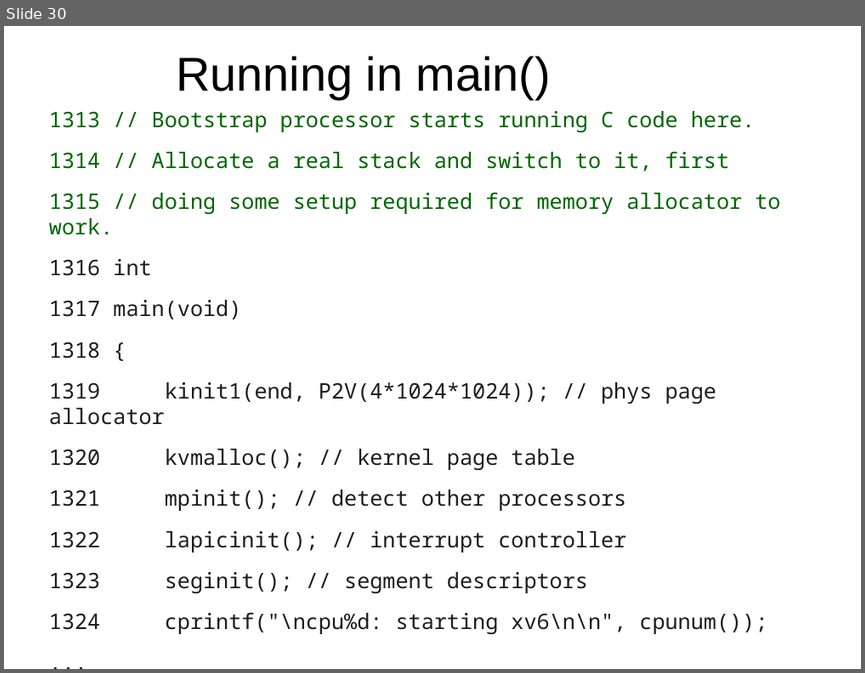
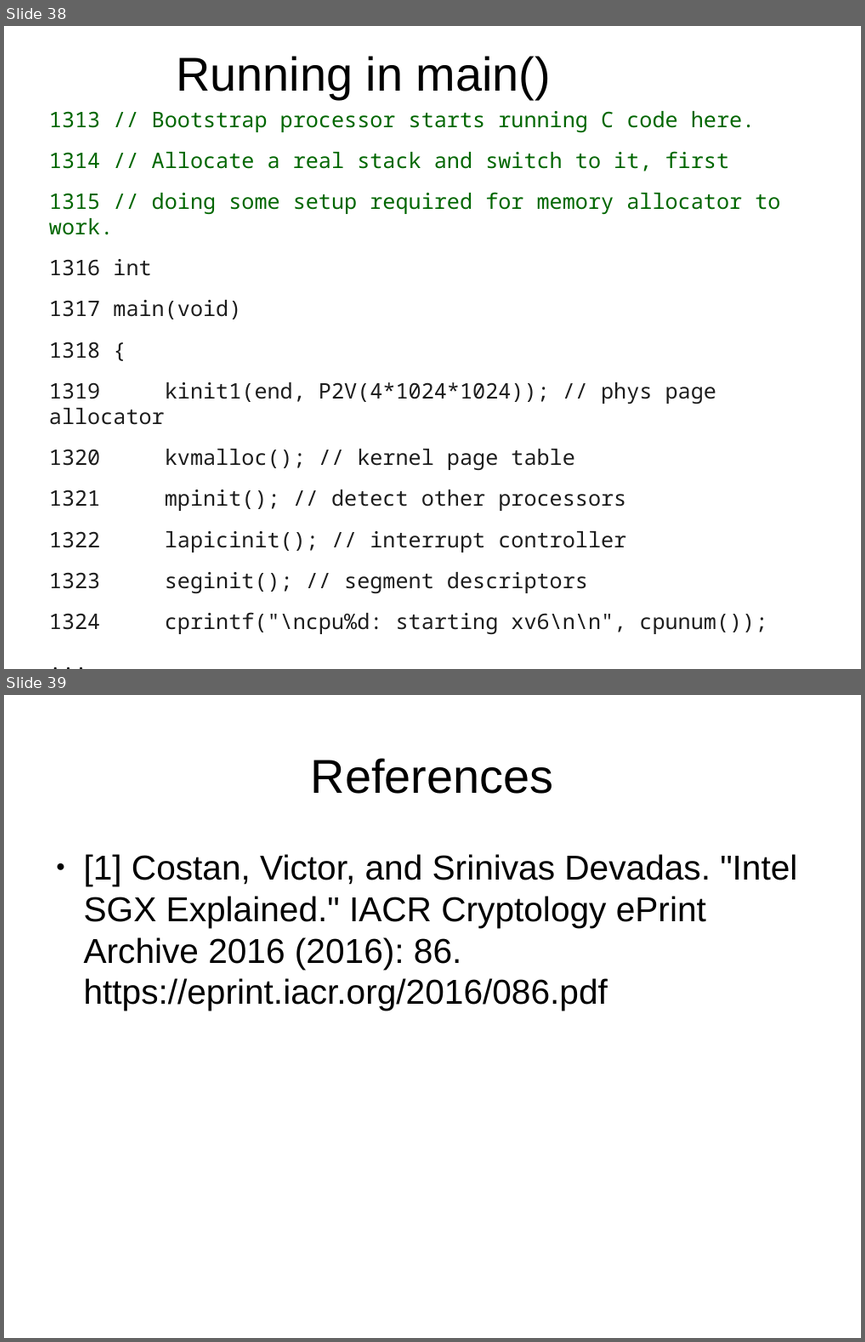
Before and after one commit to antonburtsev/cs5460, a slide deck: lecture07-system-boot/lecture07-system-boot.odp. Shown one above the other, each under a label of ours: slide 30 before the commit, slides 38 and 39 after it. The pictures are 865x673 and 865x1342 pixels, drawn with LibreOffice and Linux fonts; fonts in the diff are those of the drawing. Boxes give left, top, right and bottom in pixels: in the first picture for what was removed or moved away, otherwise in the second. Text is boxed around its words. In the diff, an @@ line names an element or a change of style, - is before the commit and + after.

```diff
--- a/lecture07-system-boot/lecture07-system-boot.odp
+++ b/lecture07-system-boot/lecture07-system-boot.odp
@@ slide 39 added at box(4, 695, 861, 1338), background #FFFFFF @@
@@ title added at box(311, 758, 554, 794), 44 pt, text #000000 @@
+References
@@ text added at box(84, 854, 797, 1010), 32 pt, text #000000 @@
+● [1] Costan, Victor, and Srinivas Devadas. "Intel SGX Explained." IACR Cryptology ePrint Archive 2016 (2016): 86. https://eprint.iacr.org/2016/086.pdf
@@ what was slide 30 is now slide 38 @@
```
Also in this commit, not shown: 8 slides changed, 8 other slides added, 1 other file.
